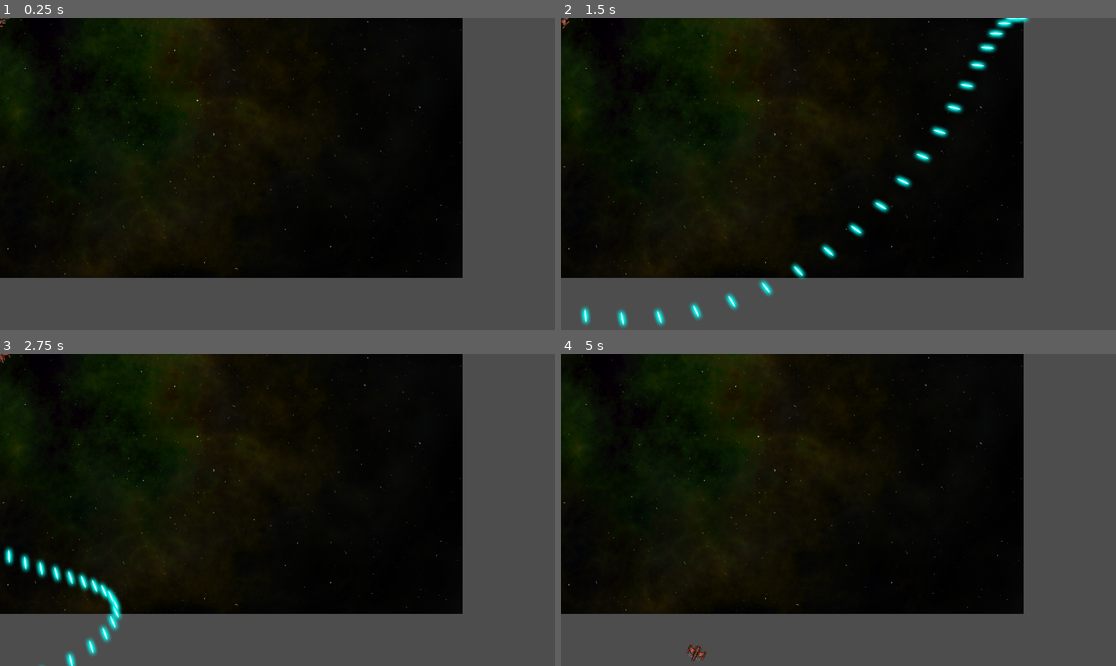
Above: before the commit, frames 1-4 (two rows, left to right).
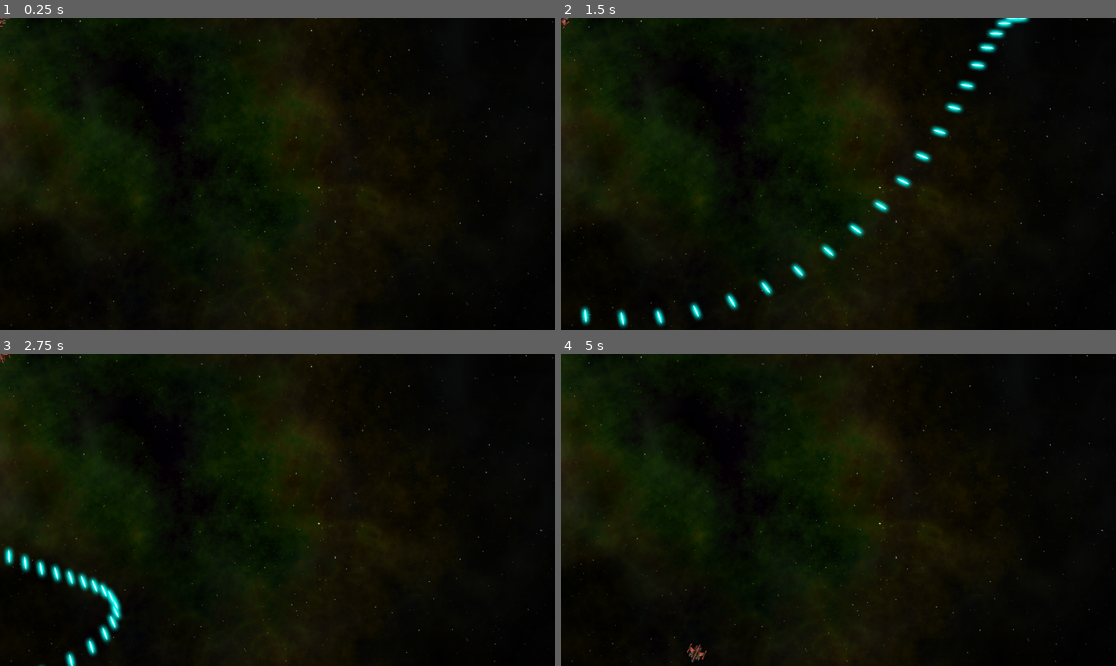
Above: after the commit, the same moments.

Repository: chrisvm/asteroids
Game: Godot game, scene res://main.tscn
Two runs of this game, one before a commit and one after it. Both use one fixed random seed, a clock stepped at 60 frames per second and the inputs below.
Inputs:
- Up to frame 1 (0.25 s): no input
- Up to frame 2 (1.5 s): tap Enter at 0.5 s; hold D (rotate_right) 0.53-1.28 s; hold Space (shoot) 0.53-1.28 s; hold A (rotate_left) from 1.28 s (still down); tap Space (shoot) at 1.35 s
- Up to frame 3 (2.75 s): release A (rotate_left) at 2.03 s; hold D (rotate_right) from 2.03 s (still down); hold Space (shoot) from 2.03 s (still down)
- Up to frame 4 (5 s): release D (rotate_right) at 2.78 s; release Space (shoot) at 2.78 s; hold W (thrust) 2.78-3.53 s; tap Space (shoot) at 2.85, 4.35 s; hold Space (shoot) 3.53-4.28 s; hold A (rotate_left) from 3.53 s (still down)

The runs differ from the first frame. In frame 1, 34% of the frame differs, in the area x 0-100%, y 0-100%; in frame 2, 34%; in frame 3, 34%; in frame 4, 34%.

Commit message:
rock spawning

Diff:
--- /dev/null
+++ b/components/rock/rock.gd
@@ -0,0 +1,28 @@
+extends RigidBody2D
+
+var screensize = Vector2.ZERO
+var size
+var radius
+var scale_factor = 0.2
+
+func start(_position, _velocity, _size):
+	screensize = DisplayServer.screen_get_size()
+	position = _position
+	size = _size
+	mass = 1.5 * size
+
+	# we set the scale based on size given, and create the shape
+	$Sprite2D.scale = Vector2.ONE * scale_factor * size
+	radius = int($Sprite2D.texture.get_size().x / 2 * $Sprite2D.scale.x)
+	var shape = CircleShape2D.new()
+	shape.radius = radius
+	$CollisionShape2d.shape = shape
+
+	linear_velocity = _velocity
+	angular_velocity = randf_range(-PI, PI)
+
+func _integrate_forces(physics_state):
+	var xform = physics_state.transform
+	xform.origin.x = wrapf(xform.origin.x, 0 - radius, screensize.x + radius)
+	xform.origin.y = wrapf(xform.origin.y, 0 - radius, screensize.y + radius)
+	physics_state.transform = xform
--- /dev/null
+++ b/components/rock/rock.tscn
@@ -0,0 +1,17 @@
+[gd_scene load_steps=4 format=3 uid="uid://d11lpvwu7hvvj"]
+
+[ext_resource type="Texture2D" uid="uid://detanic61sx4t" path="res://assets/rock.png" id="1_d4een"]
+[ext_resource type="Script" uid="uid://bp8my4js47jd4" path="res://components/rock/rock.gd" id="1_qqpc3"]
+
+[sub_resource type="CircleShape2D" id="CircleShape2D_rw4bu"]
+radius = 35.0
+
+[node name="RigidBody2D" type="RigidBody2D"]
+script = ExtResource("1_qqpc3")
+
+[node name="Sprite2D" type="Sprite2D" parent="."]
+scale = Vector2(0.5, 0.5)
+texture = ExtResource("1_d4een")
+
+[node name="CollisionShape2D" type="CollisionShape2D" parent="."]
+shape = SubResource("CircleShape2D_rw4bu")
--- /dev/null
+++ b/main.gd
@@ -0,0 +1,13 @@
+extends Node
+
+@export var rock_scene: PackedScene
+var screensize = Vector2.ZERO
+
+func _ready():
+	screensize = get_viewport().get_visible_rect().size
+	for i in 3:
+		spawn_rock(3)
+
+func spawn_rock(size, pos=null, vel=null):
+	if pos == null:
+		pass
--- a/main.tscn
+++ b/main.tscn
@@ -1,11 +1,25 @@
-[gd_scene load_steps=3 format=3 uid="uid://4hkhrljs2ipt"]
+[gd_scene load_steps=6 format=3 uid="uid://4hkhrljs2ipt"]
 
 [ext_resource type="Texture2D" uid="uid://wgb5rimhrgmv" path="res://assets/space_background.png" id="1_0xm2m"]
+[ext_resource type="Script" uid="uid://c7y11ln2tqr6y" path="res://main.gd" id="1_h2yge"]
 [ext_resource type="PackedScene" uid="uid://crndvw0jnatsk" path="res://components/player/player.tscn" id="1_ig7tw"]
+[ext_resource type="PackedScene" uid="uid://d11lpvwu7hvvj" path="res://components/rock/rock.tscn" id="2_1bvp3"]
+
+[sub_resource type="Curve2D" id="Curve2D_0xm2m"]
+_data = {
+"points": PackedVector2Array(0, 0, 0, 0, 16, 0, 0, 0, 0, 0, 1152, 0, 0, 0, 0, 0, 1152, 640, 0, 0, 0, 0, 16, 640, 0, 0, 0, 0, 16, 8, 0, 0, 0, 0, 16, 0)
+}
+point_count = 6
 
 [node name="Node2D" type="Node"]
+script = ExtResource("1_h2yge")
+rock_scene = ExtResource("2_1bvp3")
 
 [node name="Sprite2D" type="Sprite2D" parent="."]
+position = Vector2(252, 181)
 texture = ExtResource("1_0xm2m")
 
 [node name="Player" parent="." instance=ExtResource("1_ig7tw")]
+
+[node name="Path2D" type="Path2D" parent="."]
+curve = SubResource("Curve2D_0xm2m")
Not shown, added: components/rock/rock.gd.uid
Not shown, added: main.gd.uid
